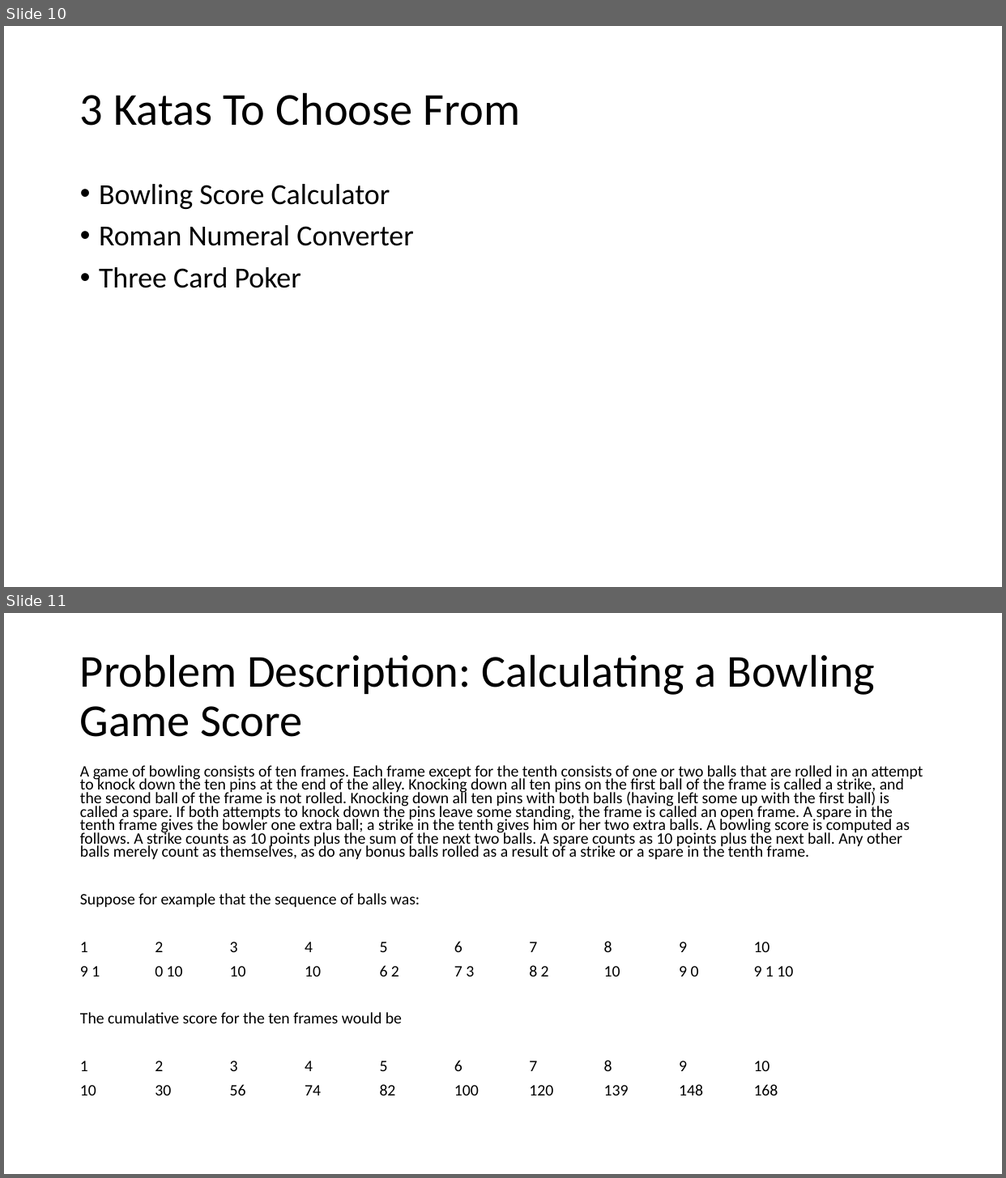
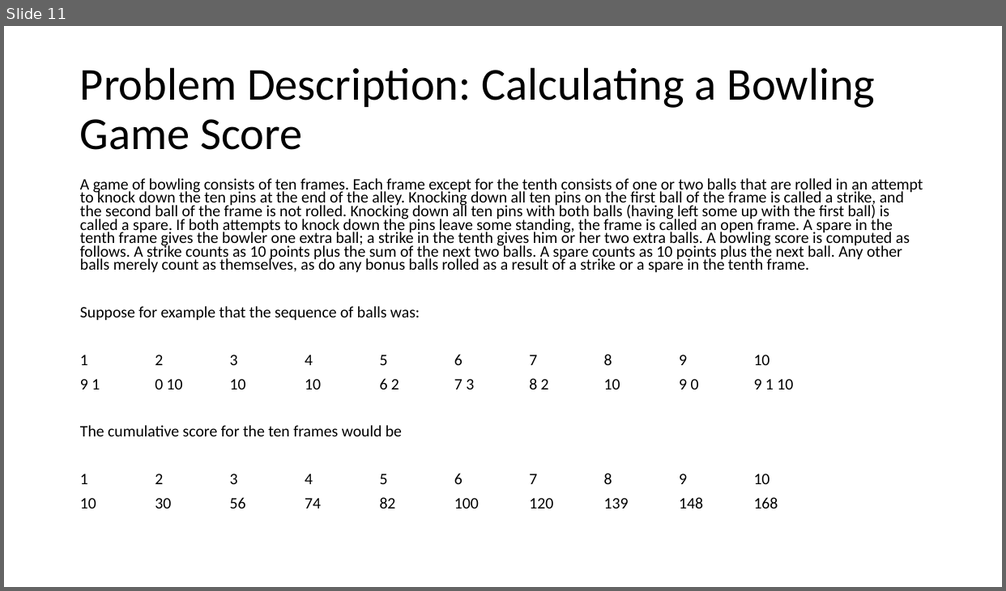
Before and after one commit to jonathan-r-jones/Mob-Programming-Demo, a slide deck: mob.pptx. Shown one above the other, each under a label of ours: slides 10 and 11 before the commit, slide 11 after it. The pictures are 1006x1178 and 1006x591 pixels, drawn with LibreOffice and Linux fonts; fonts in the diff are those of the drawing. Boxes give left, top, right and bottom in pixels: in the first picture for what was removed or moved away, otherwise in the second. Text is boxed around its words. In the diff, an @@ line names an element or a change of style, - is before the commit and + after.

```diff
--- a/mob.pptx
+++ b/mob.pptx
@@ slide 10 removed at (4,26,1002,587), background #FFFFFF @@
@@ title removed at (80,92,521,126) @@
-3 Katas To Choose From
@@ text removed at (99,184,414,288) @@
-• Bowling Score Calculator
-• Roman Numeral Converter
-• Three Card Poker
```
Also in this commit, not shown: 2 slides changed, 1 slide added.
